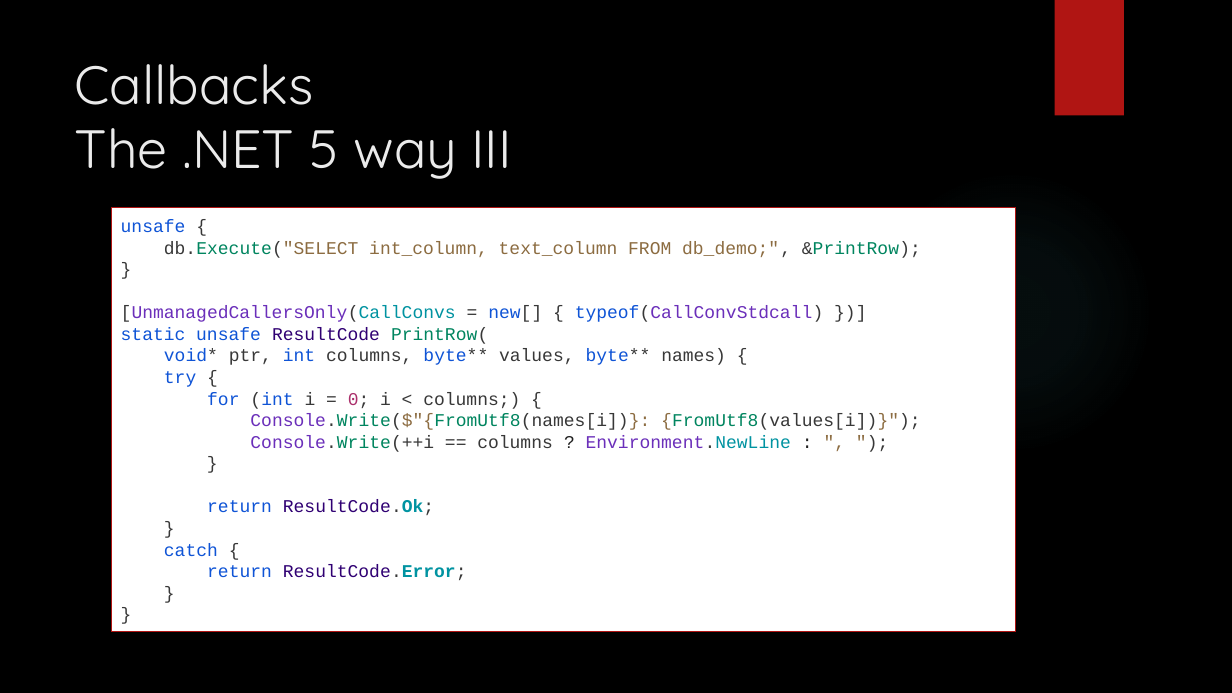
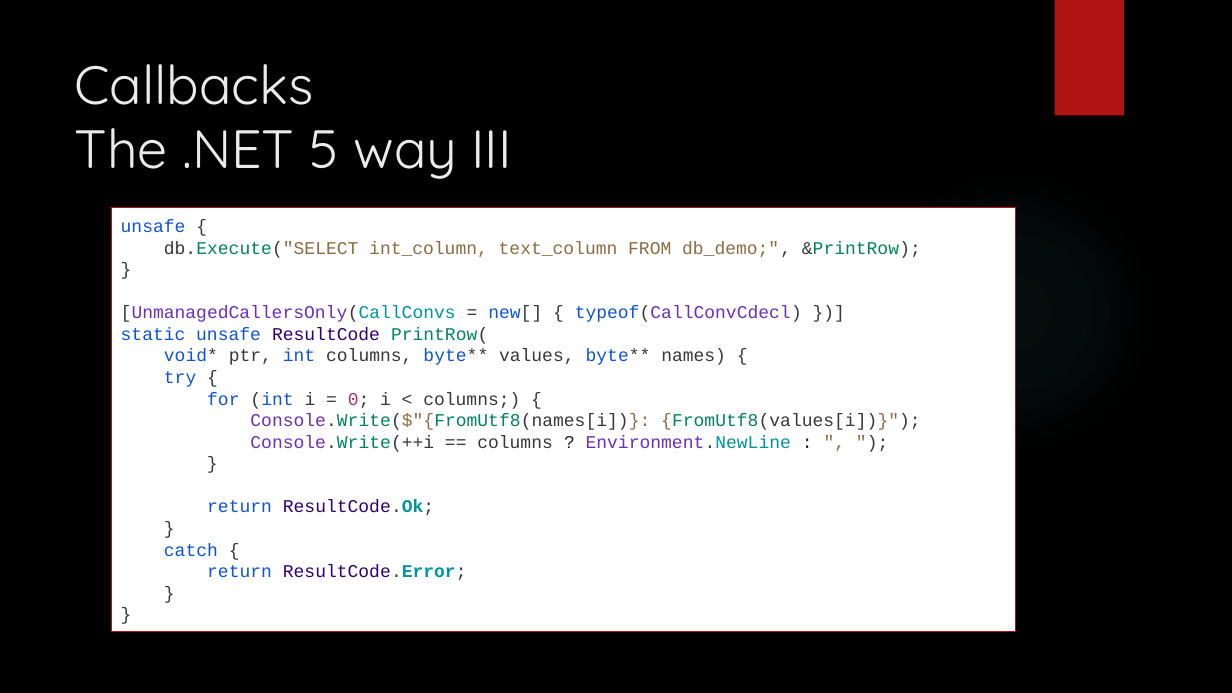
Before and after one commit to dennisdietrich/UnsafeCSharp, a slide deck: slide 50 of doc/Introduction to unsafe C#.pptx. Drawn at 1232x693 pixels with LibreOffice and Linux fonts; fonts in the diff are those of the drawing; background and template pictures are left out. Boxes give left, top, right and bottom in pixels: in the first picture for what was removed or moved away, otherwise in the second. Text is boxed around its words. In the diff, an @@ line names an element or a change of style, - is before the commit and + after.

Commit message:
Fixed calling convention of SQLite Execute() callback (issue #11)

```diff
--- a/doc/Introduction to unsafe C#.pptx
+++ b/doc/Introduction to unsafe C#.pptx
@@ text in rectangle at <box>121,220,921,344</box>: text changed @@
-unsafe {
-db.Execute("SELECT int_column, text_column FROM db_demo;", &PrintRow);
-}
-[UnmanagedCallersOnly(CallConvs = new[] { typeof(CallConvStdcall) })]
-static unsafe ResultCode PrintRow(
+unsafe {
+db.Execute("SELECT int_column, text_column FROM db_demo;", &PrintRow);
+}
+[UnmanagedCallersOnly(CallConvs = new[] { typeof(CallConvCdecl) })]
+static unsafe ResultCode PrintRow(
```
Also in this commit, not shown: 2 other slides changed, 3 other files.
